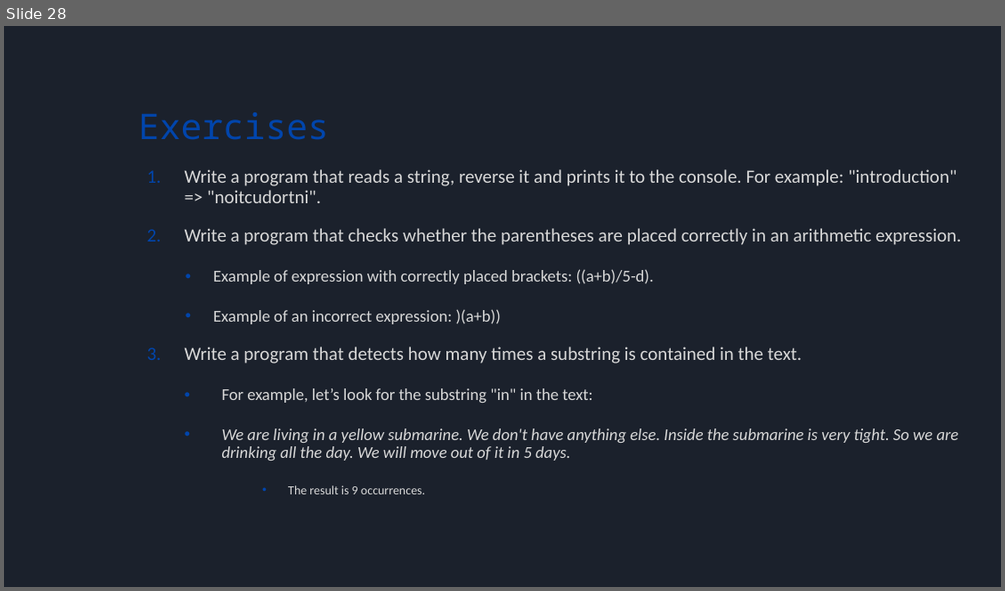
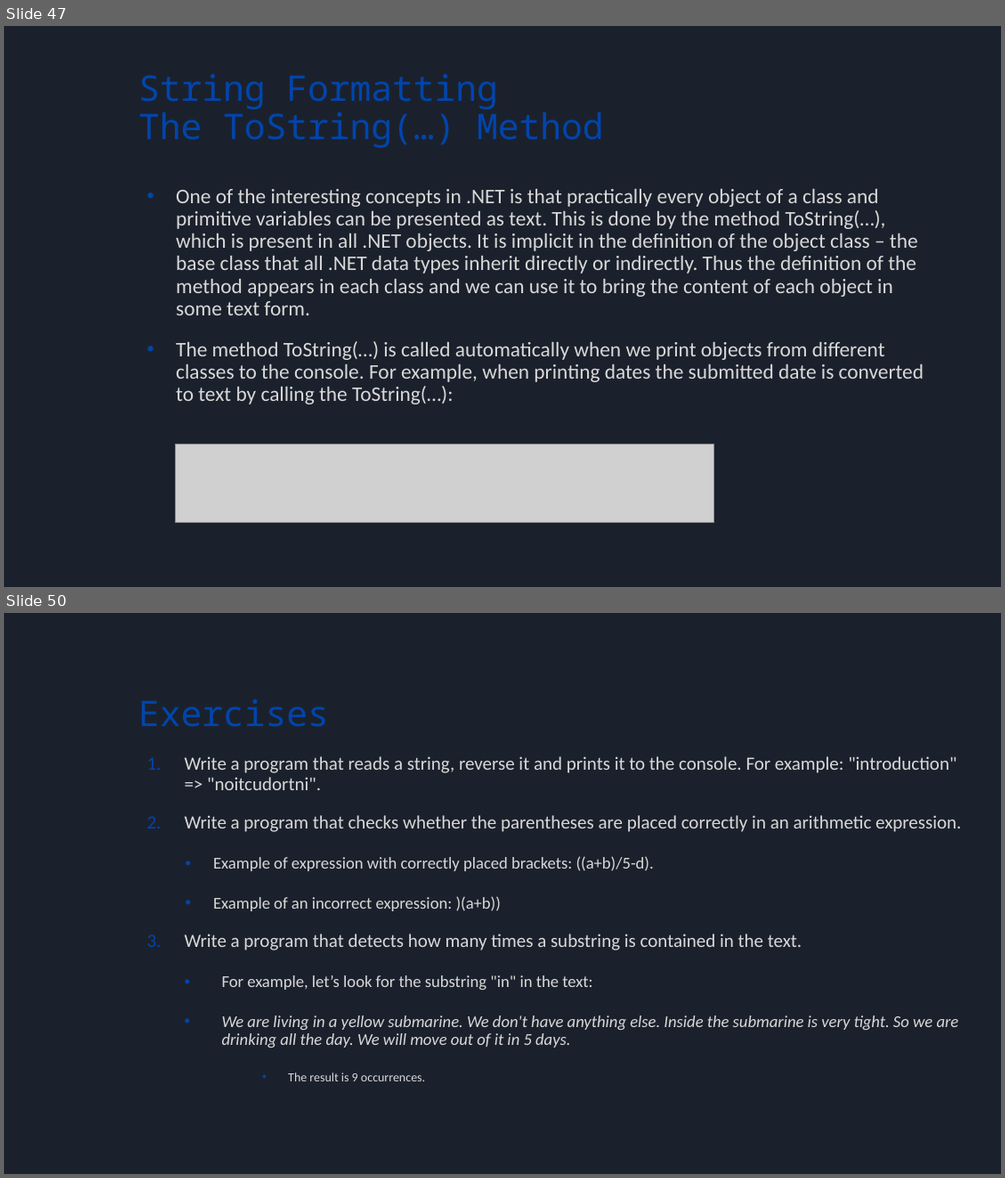
Before and after one commit to bulhard/Principles_Of_Programming, a slide deck: _Presentations/02 Working with strings and texts.pptx. Shown one above the other, each under a label of ours: slide 28 before the commit, slides 47 and 50 after it; the slides between them are not shown. The pictures are 1005x591 and 1005x1178 pixels, drawn with LibreOffice and Linux fonts; fonts in the diff are those of the drawing; grey boxes stand for pictures. Boxes give left, top, right and bottom in pixels: in the first picture for what was removed or moved away, otherwise in the second. Text is boxed around its words. In the diff, an @@ line names an element or a change of style, - is before the commit and + after.

```diff
--- a/_Presentations/02 Working with strings and texts.pptx
+++ b/_Presentations/02 Working with strings and texts.pptx
@@ slide 47 added at (4,26,1001,587), background #1B212C @@
@@ title added at (138,74,604,148), 34 pt, text #0145AC @@
+String Formatting
+The ToString(…) Method
@@ text added at (176,189,923,404), 20 pt, text #D8D8D8 @@
+• One of the interesting concepts in .NET is that practically every object of a class and primitive variables can be presented as text. This is done by the method ToString(…), which is present in all .NET objects. It is implicit in the definition of the object class – the base class that all .NET data types inherit directly or indirectly. Thus the definition of the method appears in each class and we can use it to bring the content of each object in some text form.
+• The method ToString(…) is called automatically when we print objects from different classes to the console. For example, when printing dates the submitted date is converted to text by calling the ToString(…):
@@ picture added at (175,443,713,522) @@
@@ what was slide 28 is now slide 50 @@
```
Also in this commit, not shown: 21 other slides added, 6 other files.
